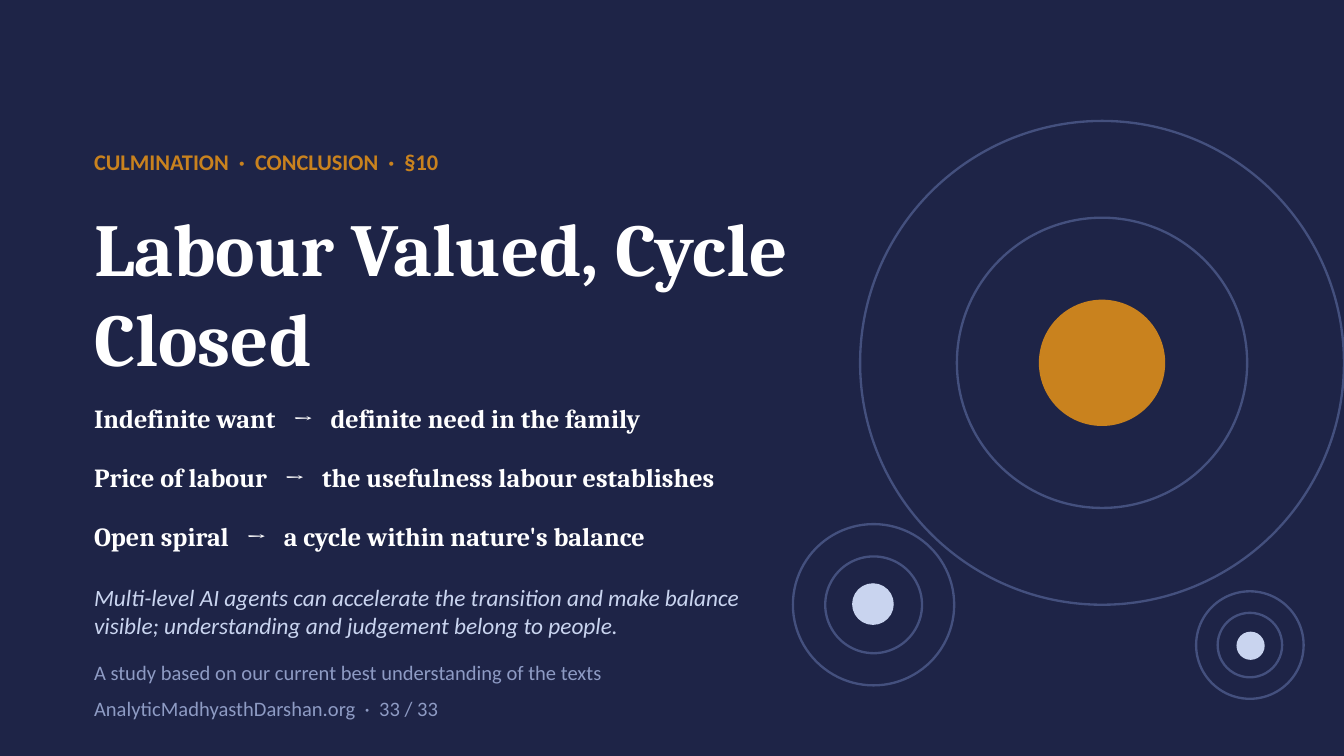
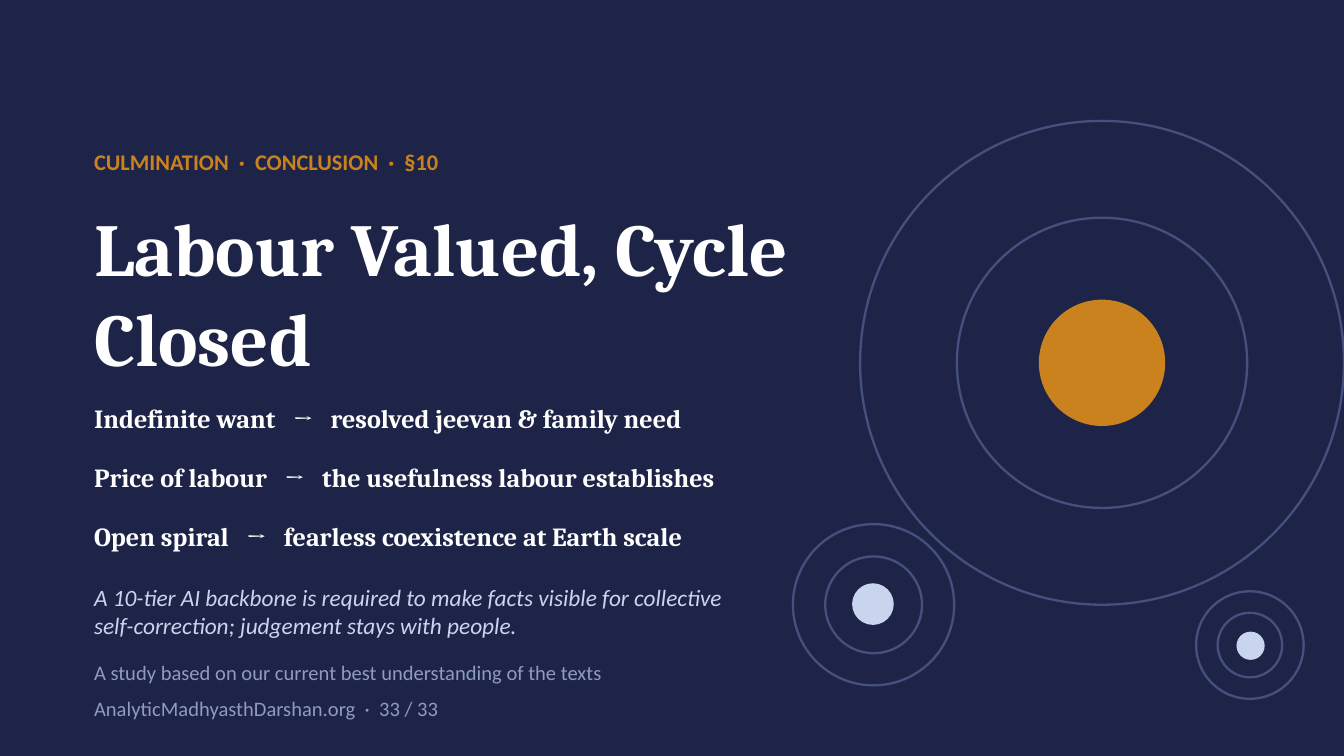
Before and after one commit to raghavamohan/AnalyticMadhyasthDarshan, a slide deck: slide 33 of Studies/Prosperity-Economics-And-Right-Use/Prosperity-Economics-And-Right-Use-Madhyasth-Darshan.pptx. Drawn at 1344x756 pixels with LibreOffice and Linux fonts; fonts in the diff are those of the drawing. Boxes give left, top, right and bottom in pixels: in the first picture for what was removed or moved away, otherwise in the second. Text is boxed around its words. In the diff, an @@ line names an element or a change of style, - is before the commit and + after.

Commit message:
Update Prosperity Economics presentation decks for Earth-scale vision and 10-tier AI backbone

```diff
--- a/Studies/Prosperity-Economics-And-Right-Use/Prosperity-Economics-And-Right-Use-Madhyasth-Darshan.pptx
+++ b/Studies/Prosperity-Economics-And-Right-Use/Prosperity-Economics-And-Right-Use-Madhyasth-Darshan.pptx
@@ text at [94,409,682,434]: text changed @@
-Indefinite want → definite need in the family
+Indefinite want → resolved jeevan & family need
@@ text at [94,527,682,552]: text changed @@
-Open spiral → a cycle within nature's balance
+Open spiral → fearless coexistence at Earth scale
@@ text at [94,590,721,638]: text changed @@
-Multi-level AI agents can accelerate the transition and make balance visible; understanding and judgement belong to people.
+A 10-tier AI backbone is required to make facts visible for collective self-correction; judgement stays with people.
```
Also in this commit, not shown: 21 other slides changed, 2 other files.
